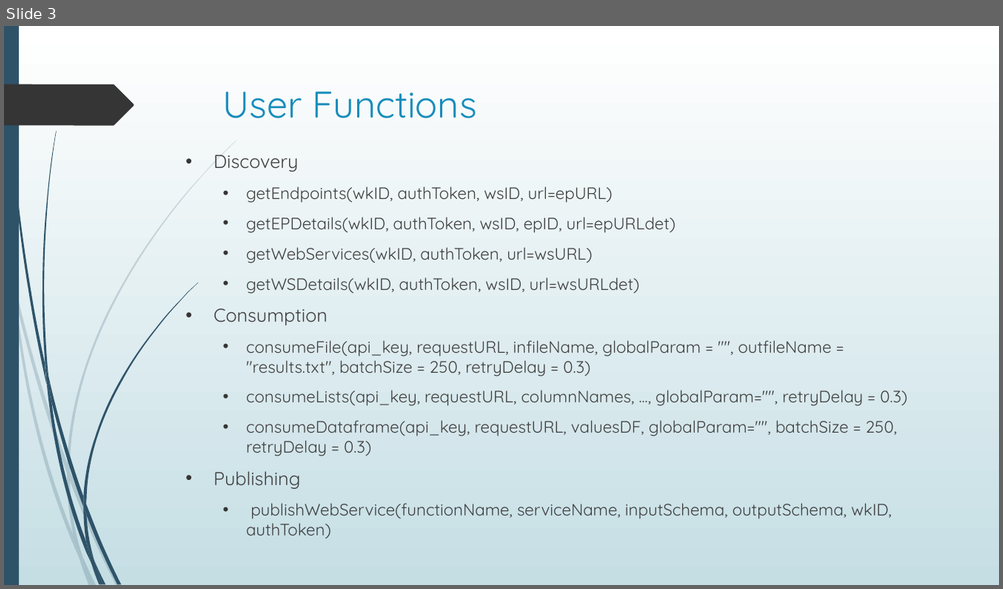
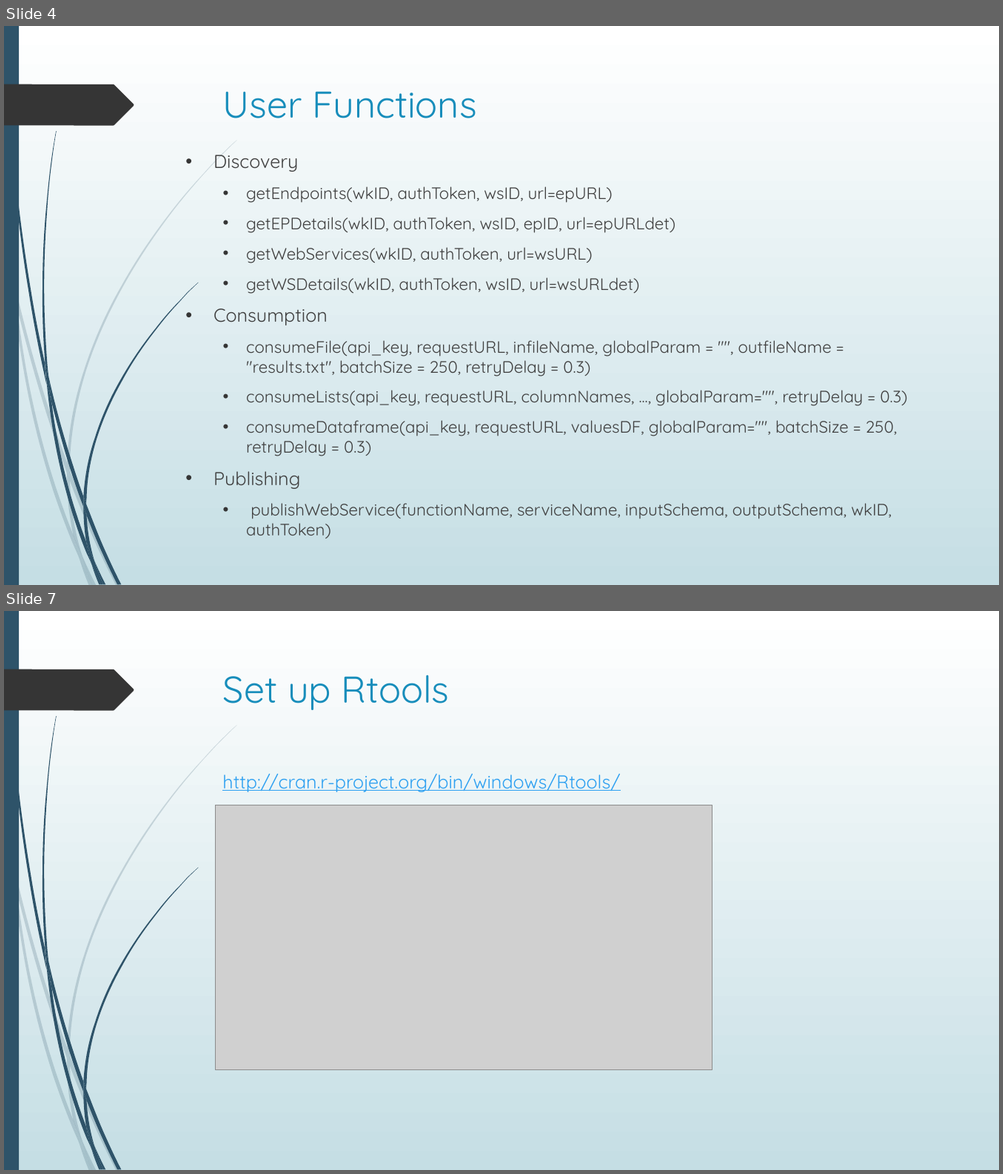
Before and after one commit to Azure/Azure-MachineLearning-ClientLibrary-R, a slide deck: demo/demo walkthrough.pptx. Shown one above the other, each under a label of ours: slide 3 before the commit, slides 4 and 7 after it; the slides between them are not shown. The pictures are 1003x589 and 1003x1174 pixels, drawn with LibreOffice and Linux fonts; fonts in the diff are those of the drawing; grey boxes stand for pictures. Boxes give left, top, right and bottom in pixels: in the first picture for what was removed or moved away, otherwise in the second. Text is boxed around its words. In the diff, an @@ line names an element or a change of style, - is before the commit and + after.

```diff
--- a/demo/demo walkthrough.pptx
+++ b/demo/demo walkthrough.pptx
@@ slide 7 added at bbox=[4, 611, 999, 1170], background gradient #FFFFFF to #C5DEE5; not listed: 24 template elements that a slide beside it also shows @@
@@ title added at bbox=[223, 675, 449, 710], 36 pt, text #178DBB @@
+Set up Rtools
@@ text added at bbox=[222, 774, 620, 792], 18 pt, text #2DA0F1, underline @@
+http://cran.r-project.org/bin/windows/Rtools/
@@ picture added at bbox=[215, 806, 712, 1071] @@
@@ what was slide 3 is now slide 4 @@
```
Also in this commit, not shown: 1 slide changed, 2 other slides added, 1 other file.
